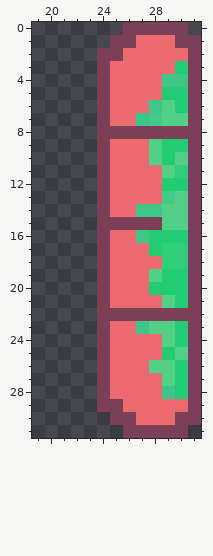
Pixel-art file: Assets/Resources/Sprites/art_v1/DoublePistonOnHead.aseprite. Above: the version before the commit.
32x32 pixels, 1 frame. Colours within 5 levels of each other are drawn and written as one. Shown: x 19..31, y 0..31.
The result:
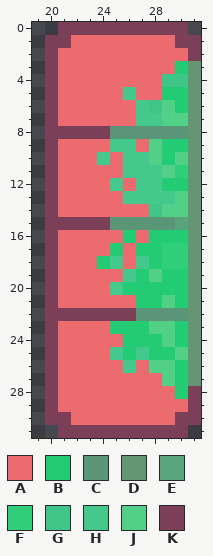
Palette (. is transparent): A #eb6b6f  B #24cb75  C #5a9578  D #649674  E #58a47c  F #30cd7a  G #3fc588  H #45c88c  J #53d088  K #7c3f58
Changes in this commit:
Changed rows in their new state; - is an unchanged pixel.
first column x 20:
 0 -KKKKK------
 1 KKAAAAA-----
 2 KAAAAA------
 3 KAAAA------D
 4 KAAAA------D
 5 KAAAA-H----D
 6 KAAAA--H---D
 7 KAAAA--H---D
 8 KKKK-CCCCCCD
 9 KAAAAHH----D
10 KAAAH-HH---D
11 KAAAA-HHH--D
12 KAAAAH-HH--D
13 KAAAA-HHH--D
14 KAAAA--A---D
15 KKKK-CCCCCED
16 KAAAA-BA---D
17 KAAAAB-B---D
18 KAAABH-HB--D
19 KAAAA-HB---D
20 KAAAAHBB---D
21 KAAAA--BB--D
22 KKKK---CCCCD
23 KAAAABBB---D
24 KAAAA-BBB--D
25 KAAAAHBHB--D
26 KAAAA-H----D
27 KAAAA------D
28 KAAAA----A--
29 KAAAAA------
30 KKAAAAA-----
31 -KKKKK------
